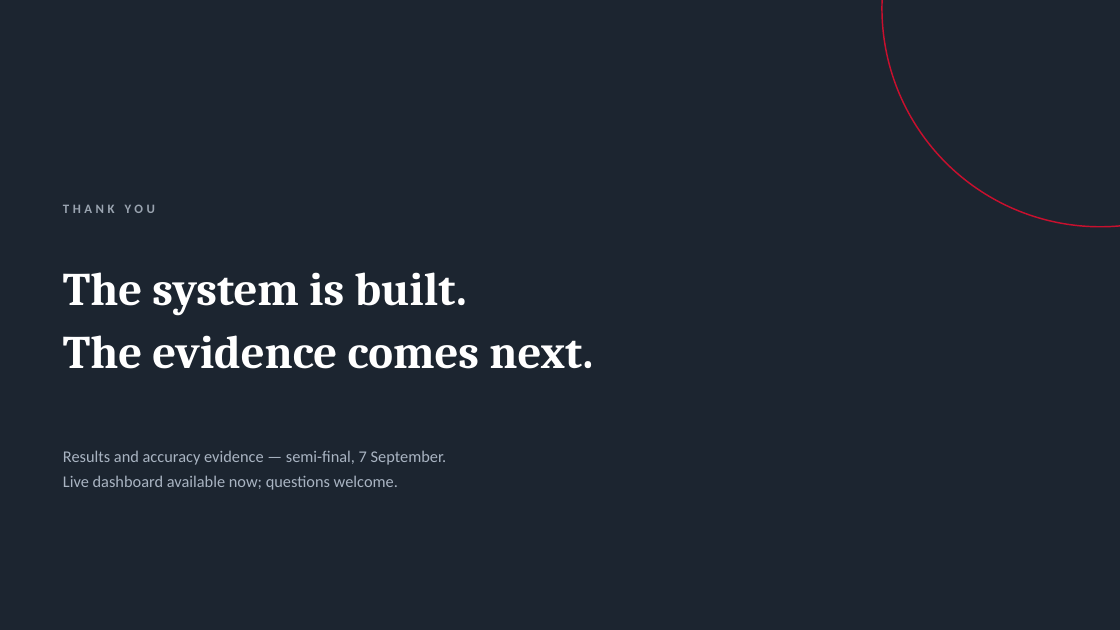
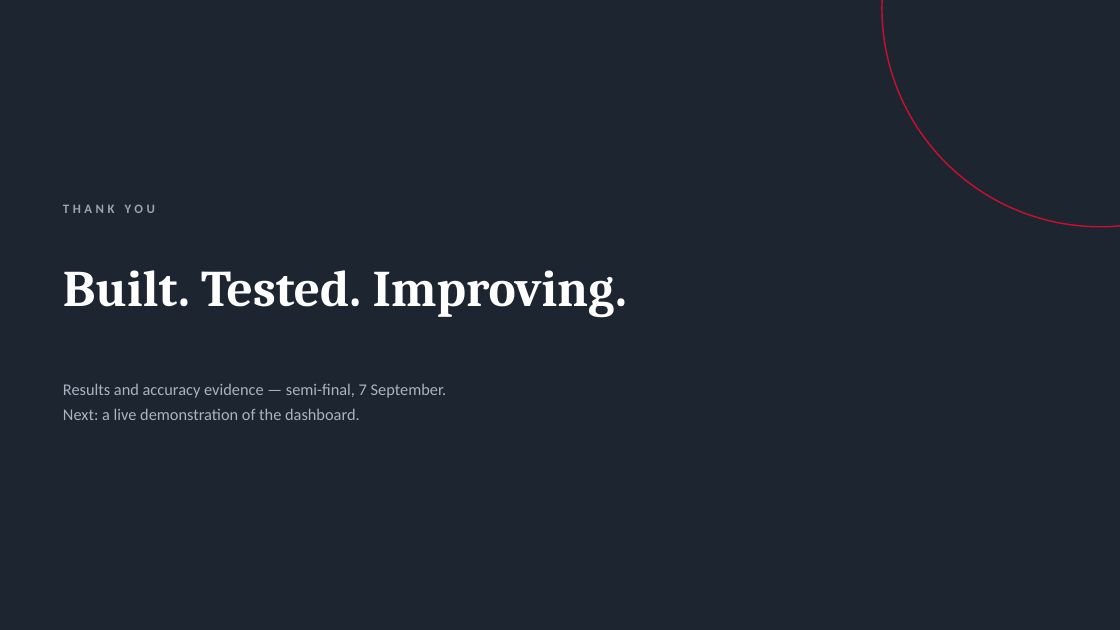
Before and after one commit to DokkDokki/SOE-105, a slide deck: slide 8 of presentation/FY2025_progress_report.pptx (slide 10 before the commit). Drawn at 1120x630 pixels with LibreOffice and Linux fonts; fonts in the diff are those of the drawing. Boxes give left, top, right and bottom in pixels: in the first picture for what was removed or moved away, otherwise in the second. Text is boxed around its words. In the diff, an @@ line names an element or a change of style, - is before the commit and + after.

```diff
--- a/presentation/FY2025_progress_report.pptx
+++ b/presentation/FY2025_progress_report.pptx
@@ text at (x1=63, y1=270, x2=627, y2=317): text changed; size 40 to 44 pt @@
-The system is built.
-The evidence comes next.
+Built. Tested. Improving.
@@ text "Results and accuracy evidence — ..." moved from (x1=63, y1=450, x2=447, y2=490) to (x1=63, y1=383, x2=447, y2=420) @@
@@ text at (x1=63, y1=408, x2=360, y2=420): text changed @@
-Live dashboard available now; questions welcome.
+Next: a live demonstration of the dashboard.
```
Also in this commit, not shown: 5 other slides changed, 2 slides added, 4 slides removed.
